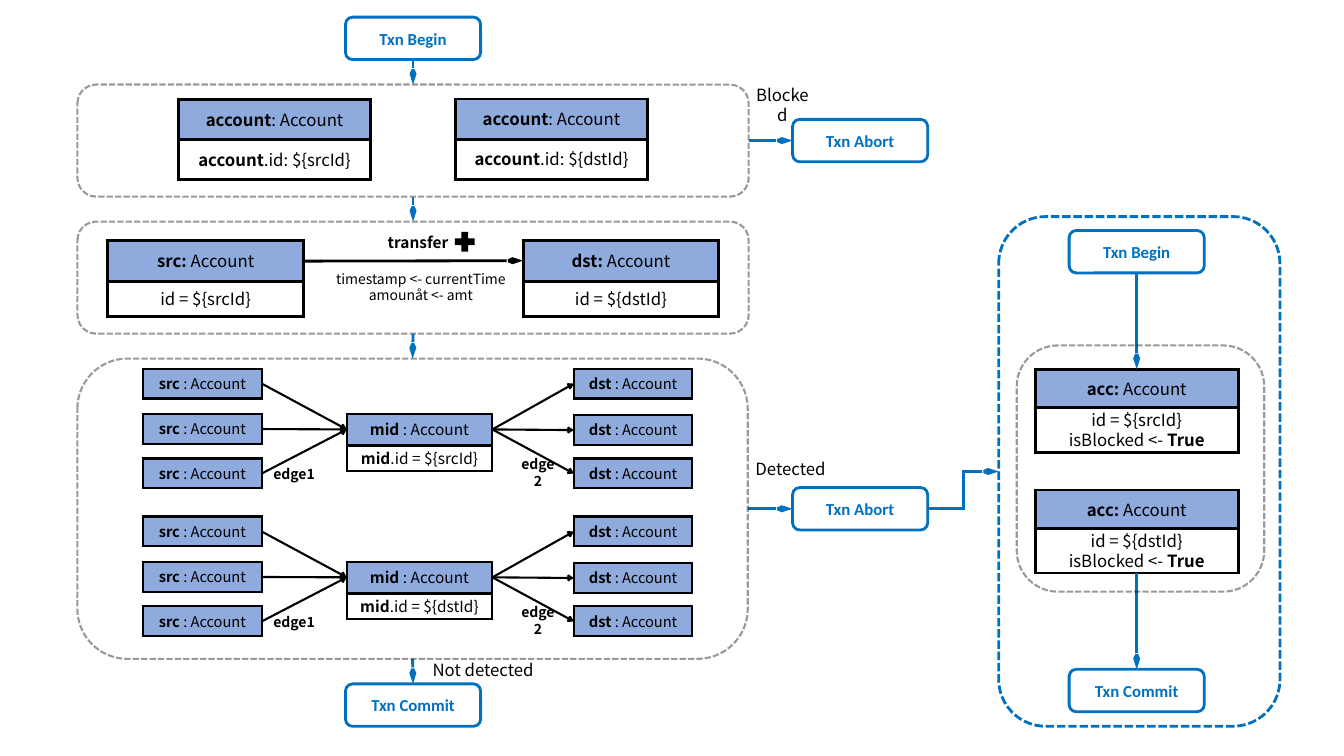
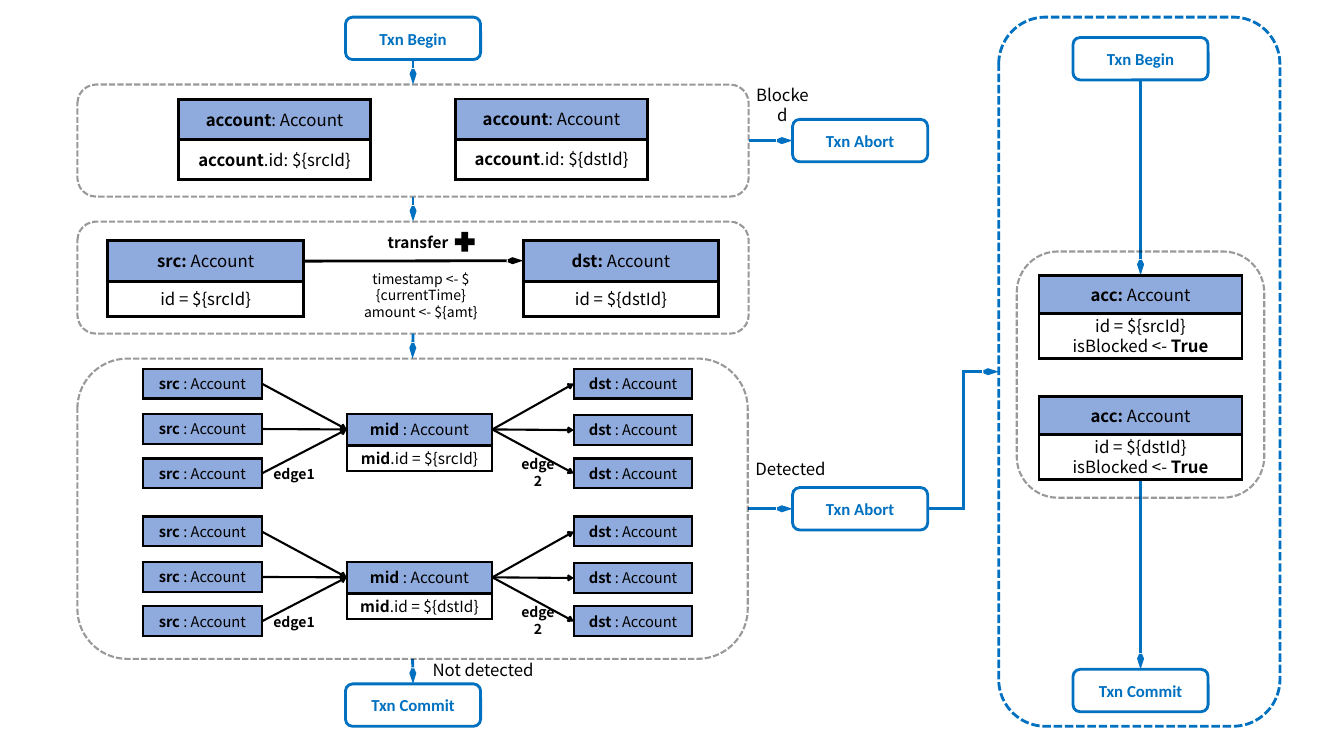
Before and after one commit to ldbc/ldbc_finbench_docs, a slide deck: slide 2 of patterns/transaction-read-write.pptx. Drawn at 1344x756 pixels with LibreOffice and Linux fonts; fonts in the diff are those of the drawing. Boxes give left, top, right and bottom in pixels: in the first picture for what was removed or moved away, otherwise in the second. Text is boxed around its words. In the diff, an @@ line names an element or a change of style, - is before the commit and + after.

```diff
--- a/patterns/transaction-read-write.pptx
+++ b/patterns/transaction-read-write.pptx
@@ rounded rectangle: place and size @@
-rounded rectangle at (999,217,1280,727)
+rounded rectangle at (999,17,1280,727)
@@ rounded rectangle "Txn Begin": place and size @@
-rounded rectangle "Txn Begin" at (1070,231,1205,273)
+rounded rectangle "Txn Begin" at (1073,37,1208,80)
@@ arrow moved from (1137, 273) - (1137, 369) to (1140, 80) - (1140, 275) @@
@@ rounded rectangle: place and size @@
-rounded rectangle at (1017,346,1265,592)
+rounded rectangle at (1017,252,1265,498)
@@ text at (364,273,477,320): text changed @@
-timestamp <- currentTime
-amounåt <- amt
+timestamp <- ${currentTime}
+amount <- ${amt}
@@ elbow arrow moved from (928, 509) - (999, 472) to (928, 509) - (999, 372) @@
@@ 4 rectangles: place and size @@
-4 rectangles at (1035,369,1238,573)
+4 rectangles at (1040,275,1242,479)
@@ arrow moved from (1137, 574) - (1137, 669) to (1140, 479) - (1140, 669) @@
```
Also in this commit, not shown: 2 other slides changed, 8 other files.
